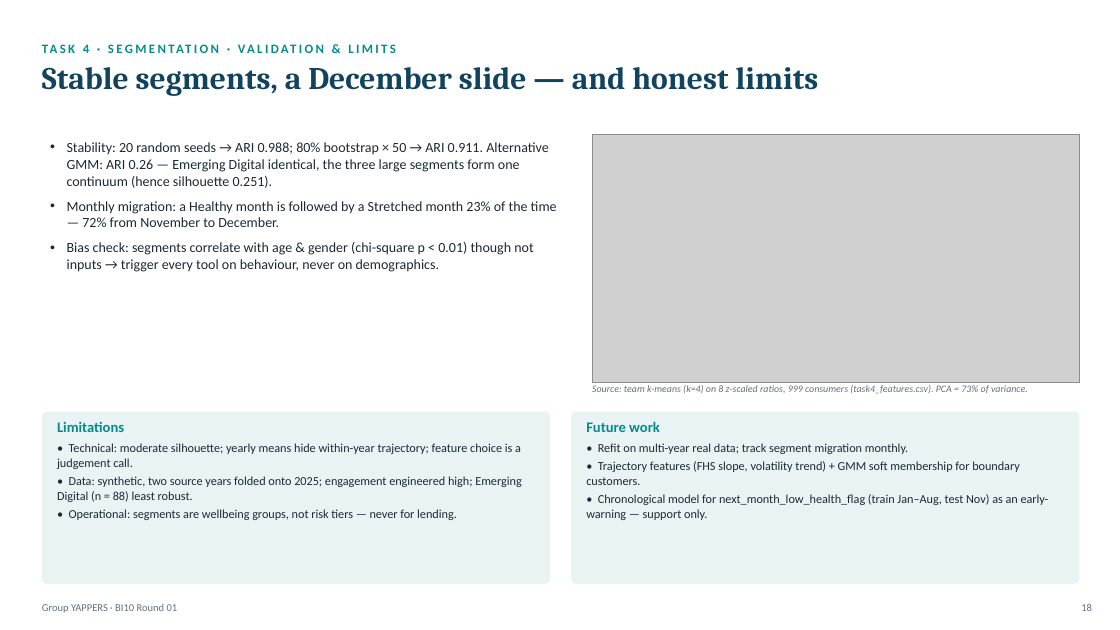
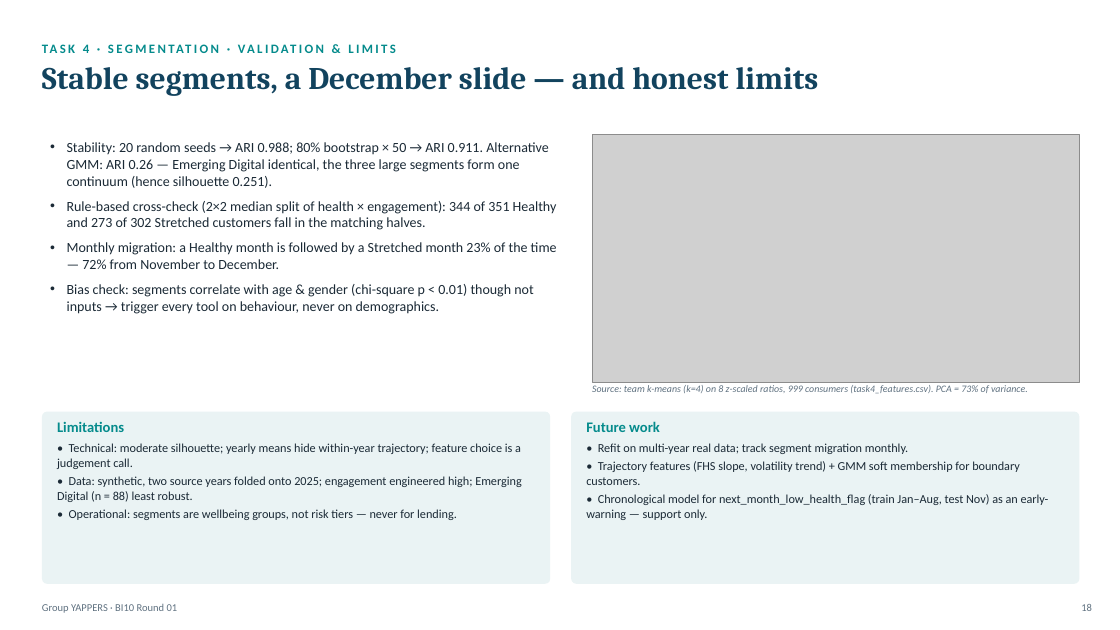
Before and after one commit to thanh-tai-435/BI10GroupYAPPERS, a slide deck: slide 18 of draft/YAPPERS_BI10_R01.pptx. Drawn at 1120x630 pixels with LibreOffice and Linux fonts; fonts in the diff are those of the drawing; grey boxes stand for pictures. Boxes give left, top, right and bottom in pixels: in the first picture for what was removed or moved away, otherwise in the second. Text is boxed around its words. In the diff, an @@ line names an element or a change of style, - is before the commit and + after.

```diff
--- a/draft/YAPPERS_BI10_R01.pptx
+++ b/draft/YAPPERS_BI10_R01.pptx
@@ text at <box>67,201,557,230</box>: paragraph added @@
+• Rule-based cross-check (2×2 median split of health × engagement): 344 of 351 Healthy and 273 of 302 Stretched customers fall in the matching halves.
```
Also in this commit, not shown: 1 other slide changed, 2 other files.
